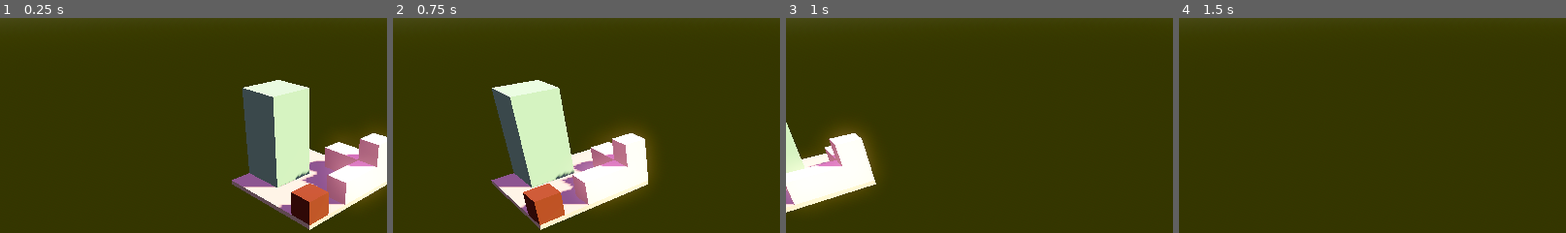
Above: before the commit, frames 1-4 (left to right).
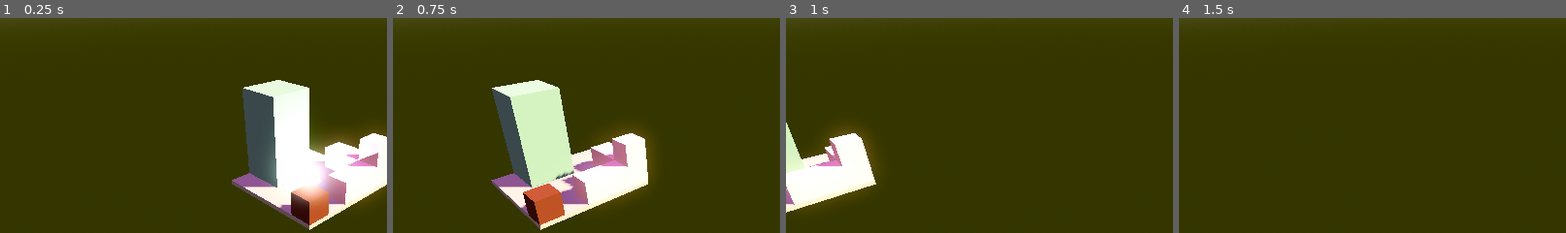
Above: after the commit, the same moments.

Repository: TomMurray/ld54
Game: Godot game, scene res://scenes/levels/test_level.tscn
The game is run twice, just before and just after one commit, with the same random seed, the same clock (stepped at 60 frames per second) and the same inputs.
Inputs (mouse positions are % of the whole screen's width and height, from its top left):
- Up to frame 1 (0.25 s): no input
- Up to frame 2 (0.75 s): tap Enter at 0.5 s; move the mouse to (72, 44) at 0.52 s; hold D (move_right) from 0.53 s (still down); hold Middle mouse button (rotate_drag) from 0.53 s (still down); click (72, 44) at 0.67 s
- Up to frame 3 (1 s): keep holding D (move_right); keep holding Middle mouse button (rotate_drag)
- Up to frame 4 (1.5 s): release D (move_right) at 1.25 s; release Middle mouse button (rotate_drag) at 1.25 s; drag from (30, 54) to (45, 70) at 1.27 s
The pictures show only the part of the screen within x 10-60%, y 12-62%; the shares and areas given below are measured in that part.

The runs differ from the first frame. In frame 1, 6.9% of the frame differs, in the area x 69-98%, y 32-87%; in frame 2, nothing differs; in frame 3, nothing differs; in frame 4, nothing differs.

Commit message:
Get some kind of marker using a raycast from the mouse cursor from the camera working

Diff:
--- a/project.godot
+++ b/project.godot
@@ -14,6 +14,10 @@
 run/main_scene="res://scenes/levels/test_level.tscn"
 config/features=PackedStringArray("4.1", "Forward Plus")
 config/icon="res://icon.svg"
+
+[display]
+
+window/size/always_on_top=true
 
 [input]
 
--- a/scenes/levels/test_level.tscn
+++ b/scenes/levels/test_level.tscn
@@ -45,13 +45,26 @@
 ambient_light_color = Color(0.768627, 0.47451, 0.698039, 1)
 ambient_light_energy = 10.09
 tonemap_mode = 2
-sdfgi_enabled = true
+ssao_enabled = true
+ssao_radius = 1.4
+ssao_intensity = 1.86
+ssao_power = 2.70375
+ssil_enabled = true
+ssil_radius = 0.01
+sdfgi_use_occlusion = true
+sdfgi_cascades = 7
+sdfgi_max_distance = 1638.4
 glow_enabled = true
 volumetric_fog_enabled = true
 volumetric_fog_density = 0.01
 volumetric_fog_emission = Color(1, 1, 1, 1)
 volumetric_fog_length = 29.58
 volumetric_fog_detail_spread = 4.75683
+
+[sub_resource type="StandardMaterial3D" id="StandardMaterial3D_20env"]
+emission_enabled = true
+emission = Color(1, 1, 1, 1)
+emission_energy_multiplier = 9.22
 
 [node name="test_level" type="Node3D"]
 
@@ -84,14 +97,19 @@
 transform = Transform3D(1, 0, 0, 0, 1, 0, 0, 0, 1, 0.00195074, 1.51002, 0.0106244)
 shape = SubResource("BoxShape3D_rbj3x")
 
-[node name="player_controller" type="Node3D" parent="."]
+[node name="player_controller" type="Node3D" parent="." node_paths=PackedStringArray("marker")]
 transform = Transform3D(0.707107, 0, -0.707107, 0, 1, 0, 0.707107, 0, 0.707107, 0, 0, 0)
 script = ExtResource("6_fk0ol")
+marker = NodePath("../TestMarker")
 
 [node name="Camera3D" type="Camera3D" parent="player_controller"]
 transform = Transform3D(-1, 4.11404e-08, -7.71376e-08, 0, 0.882352, 0.470591, 8.74228e-08, 0.470591, -0.882352, 0, 8, -14.9999)
 current = true
 fov = 60.0
+
+[node name="RayCast3D" type="RayCast3D" parent="player_controller"]
+transform = Transform3D(0.707107, -2.10734e-08, 0.707107, 0, 1, 0, -0.707107, -2.10734e-08, 0.707107, -3.45366, 2.56475, -3.45366)
+target_position = Vector3(0, 0, 0)
 
 [node name="WorldEnvironment" type="WorldEnvironment" parent="."]
 environment = SubResource("Environment_d72js")
@@ -104,3 +122,12 @@
 light_volumetric_fog_energy = 1.26
 shadow_enabled = true
 shadow_blur = 2.951
+
+[node name="TestMarker" type="CSGSphere3D" parent="."]
+visible = false
+material_override = SubResource("StandardMaterial3D_20env")
+
+[node name="OmniLight3D" type="OmniLight3D" parent="TestMarker"]
+light_energy = 7.202
+shadow_enabled = true
+omni_range = 7.0
--- a/scripts/level.gd
+++ b/scripts/level.gd
@@ -4,12 +4,3 @@
 
 @export var bounds : Area3D
 @export var level_res : Array[LevelResourceDef]
-
-# Called when the node enters the scene tree for the first time.
-func _ready():
-	pass # Replace with function body.
-
-
-# Called every frame. 'delta' is the elapsed time since the previous frame.
-func _process(delta):
-	pass
--- a/scripts/player_controller.gd
+++ b/scripts/player_controller.gd
@@ -8,7 +8,9 @@
 @export var max_zoom : float = 0.2
 @export var min_zoom : float = 2.0
 @export var zoom_step : float = 0.1
+@export var marker : Node3D
 @onready var cam : Camera3D = $Camera3D
+@onready var raycast : RayCast3D = $RayCast3D
 @onready var cam_offset_original : Vector3 = cam.position
 var zoom : float = 0.5
 
@@ -35,11 +37,21 @@
 	elif event is InputEventMouseMotion:
 		var moved = (event as InputEventMouseMotion).relative
 		if Input.is_action_pressed("rotate_drag"):
-			var rotation = (moved.x / get_viewport().get_visible_rect().size.x) * rotate_drag_deg
-			rotate(Vector3.UP, deg_to_rad(rotation))
+			var rotate_deg = (moved.x / get_viewport().get_visible_rect().size.x) * rotate_drag_deg
+			_rotate_camera_deg(rotate_deg)
 		if Input.is_action_pressed("move_drag"):
 			var delta_pos = (-moved / get_viewport().get_visible_rect().size) * move_speed_drag
 			_move_in_facing_direction(Vector3(delta_pos.x, 0.0, delta_pos.y))
+
+func _physics_process(delta):
+	var mouse_pos = get_viewport().get_mouse_position()
+	var space_state = get_world_3d().direct_space_state
+	var query = PhysicsRayQueryParameters3D.create(cam.project_ray_origin(mouse_pos), cam.project_ray_normal(mouse_pos) * 1000.0)
+	var result = space_state.intersect_ray(query)
+	marker.visible = not result.is_empty()
+	if not result.is_empty():
+		# Update marker position
+		marker.position = result.position
 
 # Called every frame. 'delta' is the elapsed time since the previous frame.
 func _process(delta):
Not shown: 1 places in scenes/levels/test_level.tscn that only renumber resources
